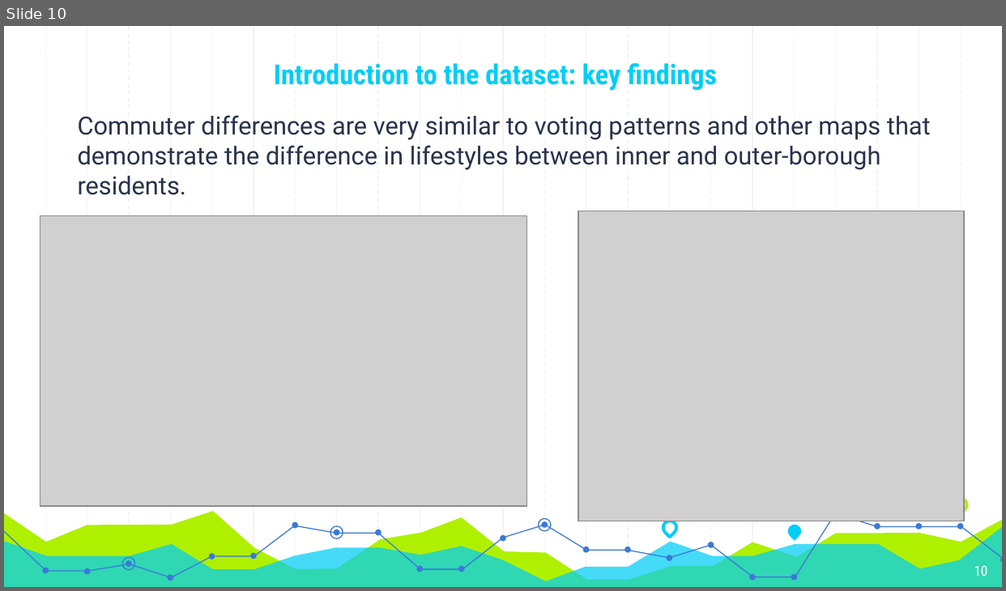
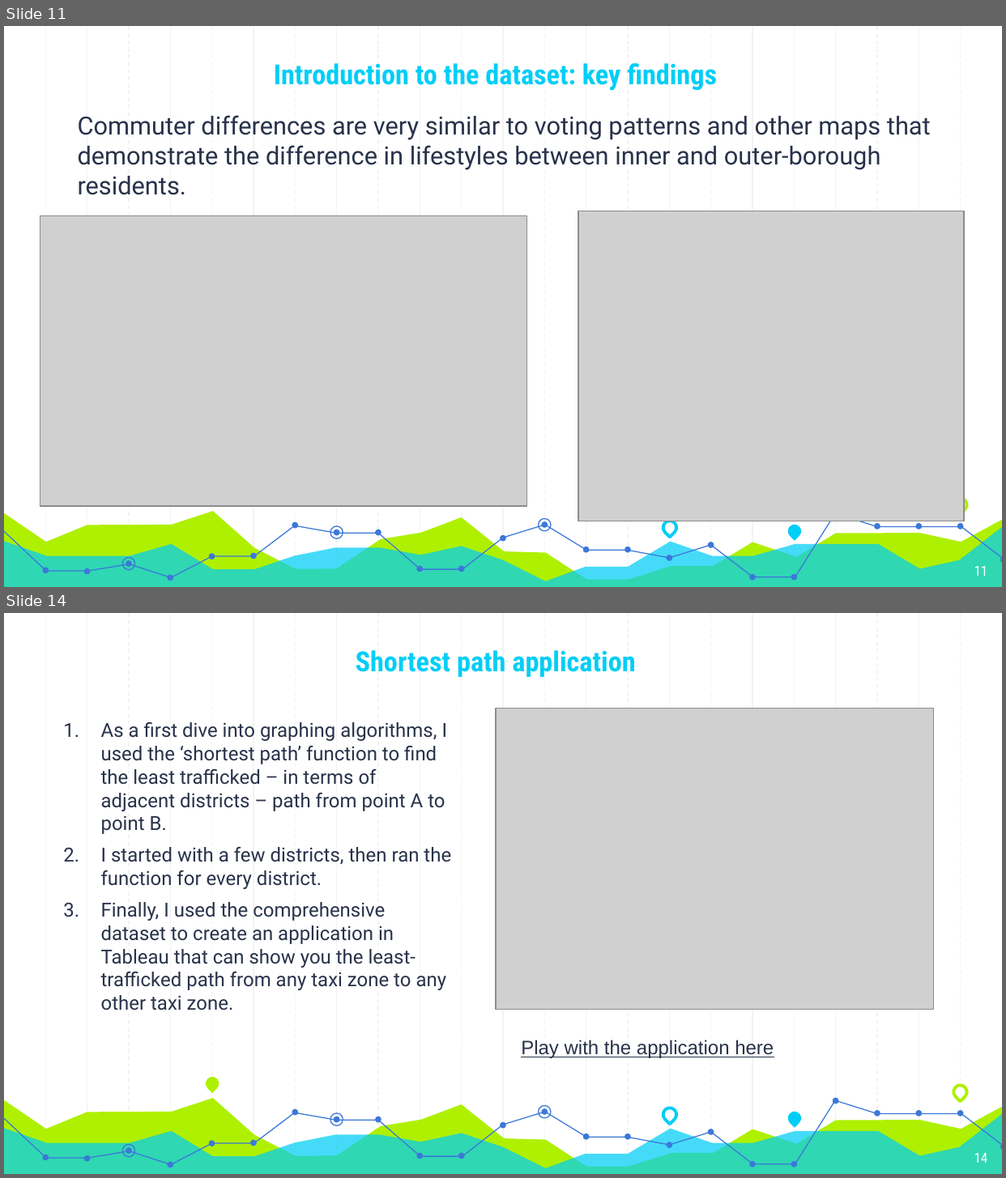
Before and after one commit to evanspiller0202/CapstoneMTAbestroute, a slide deck: reports/Capstone_summary.pptx. Shown one above the other, each under a label of ours: slide 10 before the commit, slides 11 and 14 after it; the slides between them are not shown. The pictures are 1006x591 and 1006x1178 pixels, drawn with LibreOffice and Linux fonts; fonts in the diff are those of the drawing; grey boxes stand for pictures. Boxes give left, top, right and bottom in pixels: in the first picture for what was removed or moved away, otherwise in the second. Text is boxed around its words. In the diff, an @@ line names an element or a change of style, - is before the commit and + after.

```diff
--- a/reports/Capstone_summary.pptx
+++ b/reports/Capstone_summary.pptx
@@ slide 14 added at box(4, 613, 1002, 1174), background #FFFFFF; not listed: 58 template elements that a slide beside it also shows @@
@@ text added at box(356, 650, 635, 677), 20 pt, text #00CEF6, bold @@
+Shortest path application
@@ picture added at box(496, 708, 934, 1009) @@
@@ text added at box(101, 722, 451, 1011), 14 pt, text #28324A @@
+1. As a first dive into graphing algorithms, I used the ‘shortest path’ function to find the least trafficked – in terms of adjacent districts – path from point A to point B.
+2. I started with a few districts, then ran the function for every district.
+3. Finally, I used the comprehensive dataset to create an application in Tableau that can show you the least-trafficked path from any taxi zone to any other taxi zone.
@@ text added at box(521, 1040, 774, 1059), 14 pt, text #28324A, underline @@
+Play with the application here
@@ ellipse added at box(833, 1098, 838, 1104), fill #3C78D8 @@
@@ page number added at box(974, 1153, 988, 1163), 10 pt, text #FFFFFF @@
+14
@@ what was slide 10 is now slide 11 @@
@@ page number at box(974, 566, 988, 576): text changed @@
-10
+11
```
Also in this commit, not shown: 1 slide changed, 6 other slides added, 16 other files.
